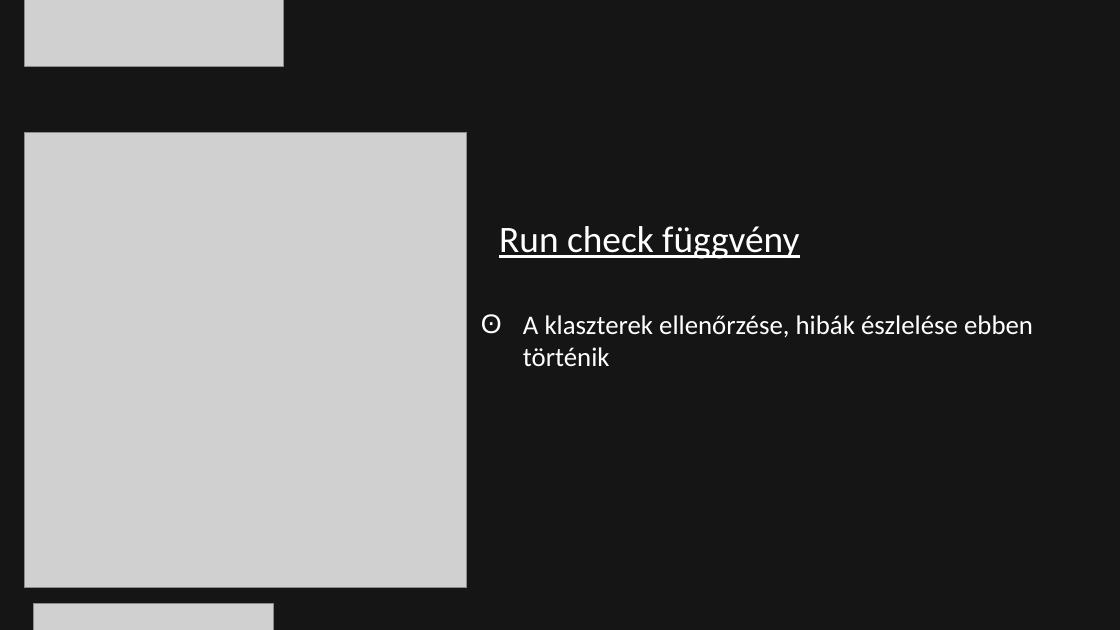
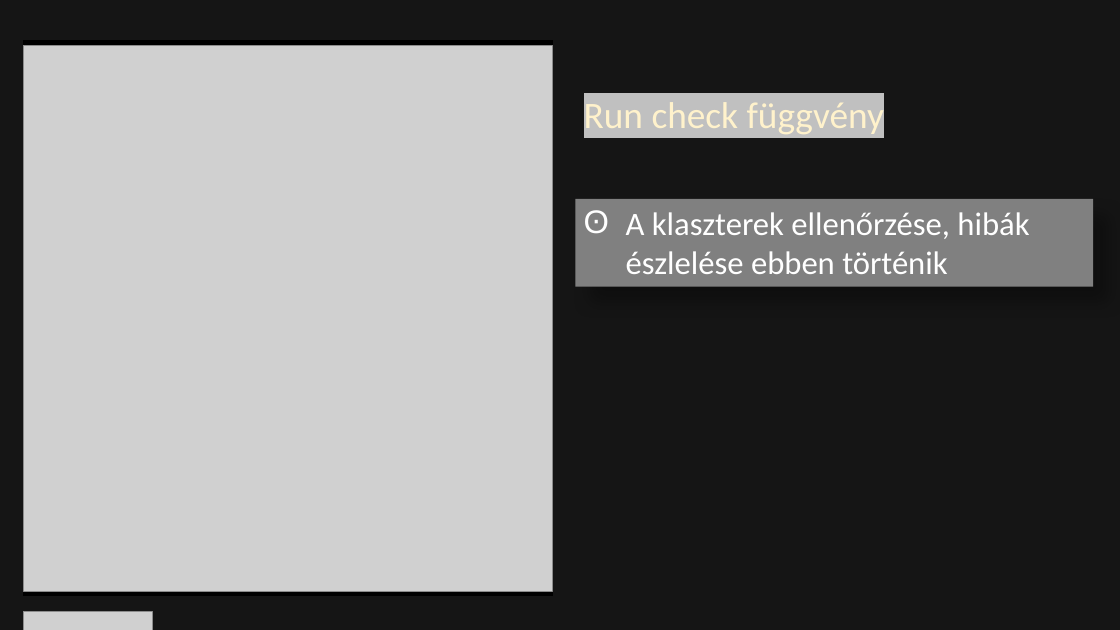
Before and after one commit to bankuti-gk/VBJCode, a slide deck: slide 10 of VBJCode.ppsx (slide 11 before the commit). Drawn at 1120x630 pixels with LibreOffice and Linux fonts; fonts in the diff are those of the drawing; grey boxes stand for pictures; background and template pictures are left out; a plain dark background stands for a picture behind light text. Boxes give left, top, right and bottom in pixels: in the first picture for what was removed or moved away, otherwise in the second. Text is boxed around its words. In the diff, an @@ line names an element or a change of style, - is before the commit and + after.

```diff
--- a/VBJCode.ppsx
+++ b/VBJCode.ppsx
@@ picture removed at (x1=24, y1=0, x2=283, y2=66) @@
@@ picture resized from (x1=24, y1=132, x2=466, y2=587) to (x1=24, y1=45, x2=553, y2=591) @@
@@ rectangle added at (x1=24, y1=40, x2=553, y2=596), fill #000000, outline #000000 1 pt @@
@@ text "Run check függvény" moved from (x1=499, y1=226, x2=799, y2=259) to (x1=584, y1=102, x2=884, y2=134) @@
@@ text "Run check függvény" at (x1=584, y1=102, x2=884, y2=134): text colour #FFFFFF to #FFF2CC, highlight none to #C0C0C0, underline off @@
@@ rectangle "A klaszterek ellenőrzése, hibák észlelése ..." resized from (x1=523, y1=315, x2=1033, y2=366) to (x1=576, y1=199, x2=1093, y2=287) @@
@@ rectangle "A klaszterek ellenőrzése, hibák észlelése ..." at (x1=576, y1=199, x2=1093, y2=287): size 23 to 28 pt; fill none to #808080; shadow on @@
@@ picture resized from (x1=33, y1=604, x2=273, y2=630) to (x1=24, y1=612, x2=152, y2=630) @@
```
Also in this commit, not shown: 10 other slides changed, 1 slide removed.
